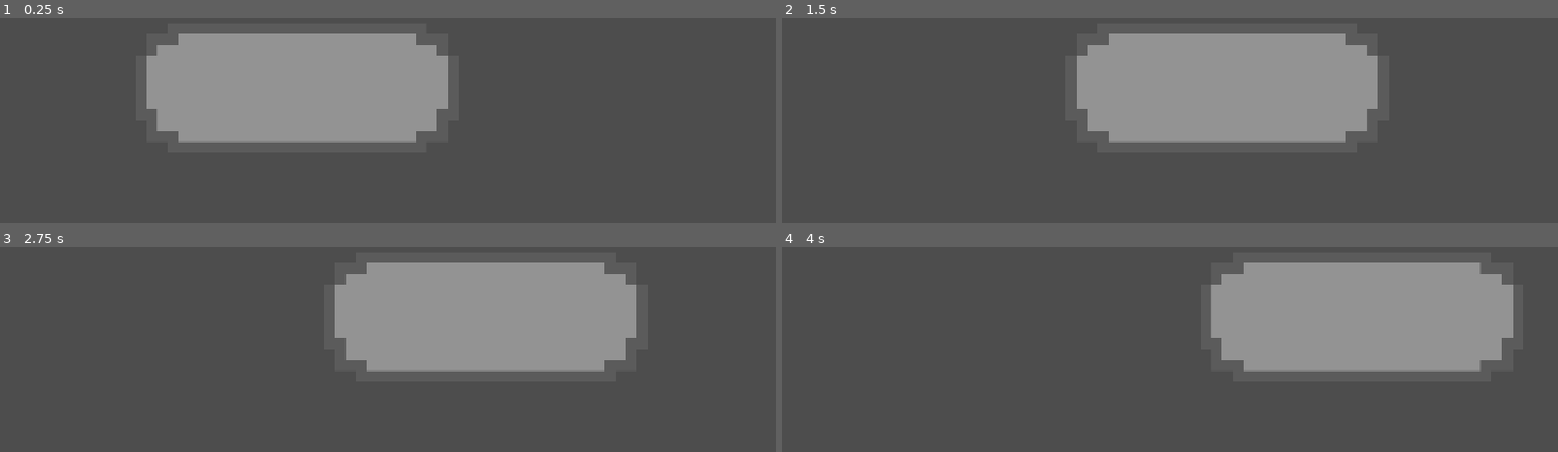
Above: before the commit, frames 1-4 (two rows, left to right).
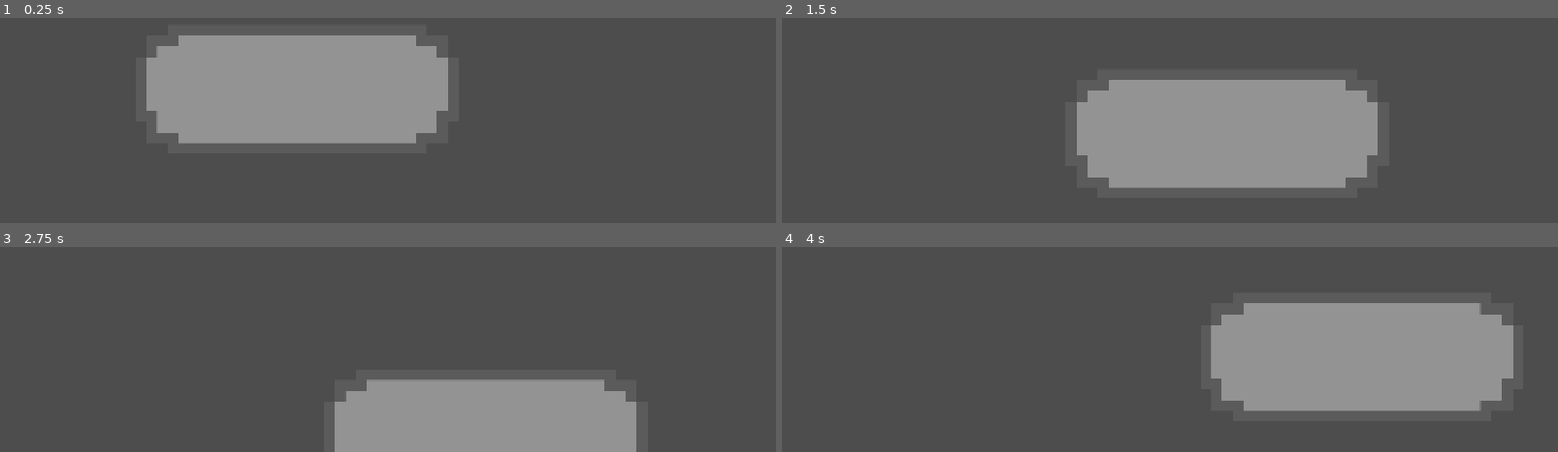
Above: after the commit, the same moments.

Repository: Junoholic/Bounce-Back-Project
Game: Godot game, scene res://node_2d.tscn
Two runs of this game, one before a commit and one after it. Both use one fixed random seed, a clock stepped at 60 frames per second and the inputs below.
Inputs:
- Up to frame 1 (0.25 s): no input
- Up to frame 2 (1.5 s): hold D (move_right) 0.53-1.28 s; hold A (move_left) from 1.28 s (still down)
- Up to frame 3 (2.75 s): release A (move_left) at 2.03 s; hold D (move_right) from 2.03 s (still down)
- Up to frame 4 (4 s): release D (move_right) at 3.53 s; hold A (move_left) from 3.53 s (still down)

The runs differ from the first frame. In frame 1, 0.6% of the frame differs, in the area x 18-58%, y 7-62%; in frame 2, 17%; in frame 3, 32%, in the area x 43-82%, y 7-100%; in frame 4, 15%.

Commit message:
Bouncing

Diff:
--- a/pinbounce/main.tscn
+++ b/pinbounce/main.tscn
@@ -1,5 +1,9 @@
 [gd_scene format=3 uid="uid://2ool7smor085"]
+
+[ext_resource type="PackedScene" uid="uid://u5bgu0qf2gpr" path="res://mob.tscn" id="1_ig7tw"]
 
 [node name="Main" type="Node" unique_id=397367065]
 
 [node name="Marker2D" type="Marker2D" parent="." unique_id=1469290145]
+
+[node name="Ball" parent="." unique_id=990906771 instance=ExtResource("1_ig7tw")]
--- a/pinbounce/player.gd
+++ b/pinbounce/player.gd
@@ -2,6 +2,7 @@
 
 @export var speed = 400
 var screen_size
+var velocity = Vector2.ZERO
 
 
 # Called when the node enters the scene tree for the first time.
@@ -11,14 +12,20 @@
 
 # Called every frame. 'delta' is the elapsed time since the previous frame.
 func _process(delta: float) -> void:
-	var velocity = Vector2.ZERO
+	velocity.x = 0
 	if Input.is_action_pressed("move_right"):
-		velocity.x += 1
+		velocity.x += speed
 	if Input.is_action_pressed("move_left"):
-		velocity.x -= 1
+		velocity.x -= speed
+
+	velocity.y += 1
+
+	print(position.y + velocity.y * delta)
+	if position.y + velocity.y * delta >= screen_size.y or position.y + velocity.y * delta <= 0:
+		velocity.y *= -0.9
+
 
 	if velocity.length() > 0:
-		velocity = velocity.normalized() * speed
 		$AnimatedSprite2D.play()
 	else:
 		$AnimatedSprite2D.stop()
--- a/pinbounce/project.godot
+++ b/pinbounce/project.godot
@@ -29,7 +29,6 @@
 move_left={
 "deadzone": 0.2,
 "events": [Object(InputEventKey,"resource_local_to_scene":false,"resource_name":"","device":-1,"window_id":0,"alt_press …(191 unchanged characters)…
-, Object(InputEventKey,"resource_local_to_scene":false,"resource_name":"","device":-1,"window_id":0,"alt_pressed":false,"shift_pressed":false,"ctrl_pressed":false,"meta_pressed":false,"pressed":false,"keycode":0,"physical_keycode":76,"key_label":0,"unicode":108,"location":0,"echo":false,"script":null)
 ]
 }
 
